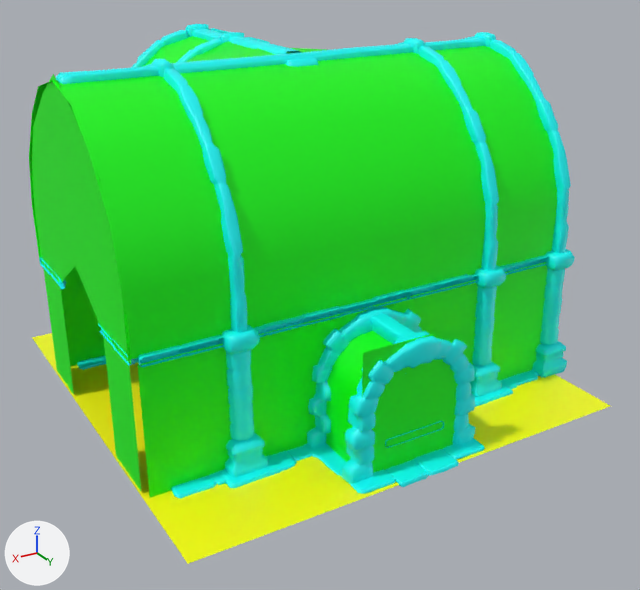
Before and after pictures for a commit that changed the FBX model RogueLike/Assets/Environment/Rooms/Hallways/Hallway_TSection_1.fbx.
The view is the same before and after, from a camera (50 mm lens) standing at (11.03, 19.5, 11.9) and looking at (-0.28, 0.64, 2.47). Every picture has the same lights, and +X, +Y and +Z are marked at lower left. Where no turn or scale is listed for an object, it has been applied to the vertices.

Names of what the first picture shows: 'Room_T_1:TSection1FinishedRoomspolySurface360', 'Room_T_1:TSection1FinishedRoomspolySurface363', 'Room_T_1:pPlane1TSection1FinishedRooms'.
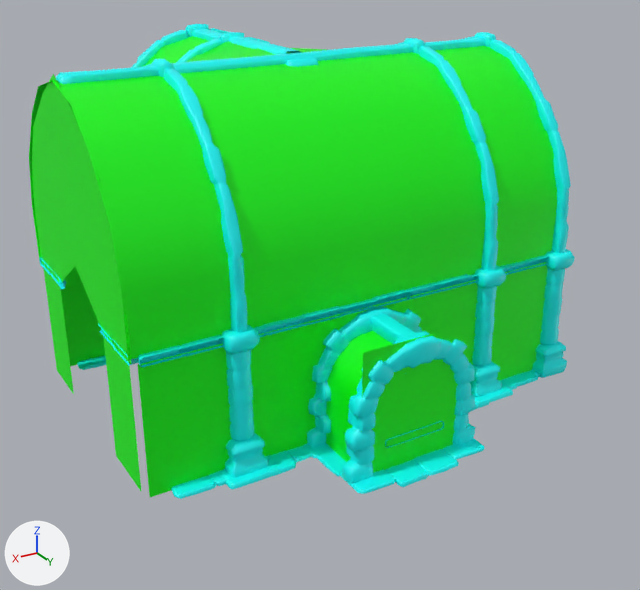
Diff of the bpy script that builds the scene:
```diff
--- a/RogueLike/Assets/Environment/Rooms/Hallways/Hallway_TSection_1.fbx.py
+++ b/RogueLike/Assets/Environment/Rooms/Hallways/Hallway_TSection_1.fbx.py
@@ ob_room_t_1_pplane1tsection1finishedrooms @@
-ob_room_t_1_pplane1tsection1finishedrooms = bpy.data.objects.new('Room_T_1:pPlane1TSection1FinishedRooms', me_mesh_002)
-ob_room_t_1_pplane1tsection1finishedrooms.location = (0.0, 0.0, 0.0)
```

Location of each change, [x1, y1, x2, y2] in pixels of the pictures (640 x 590 px):
'Room_T_1:pPlane1TSection1FinishedRooms', deleted (yellow): before [32, 333, 610, 564]
